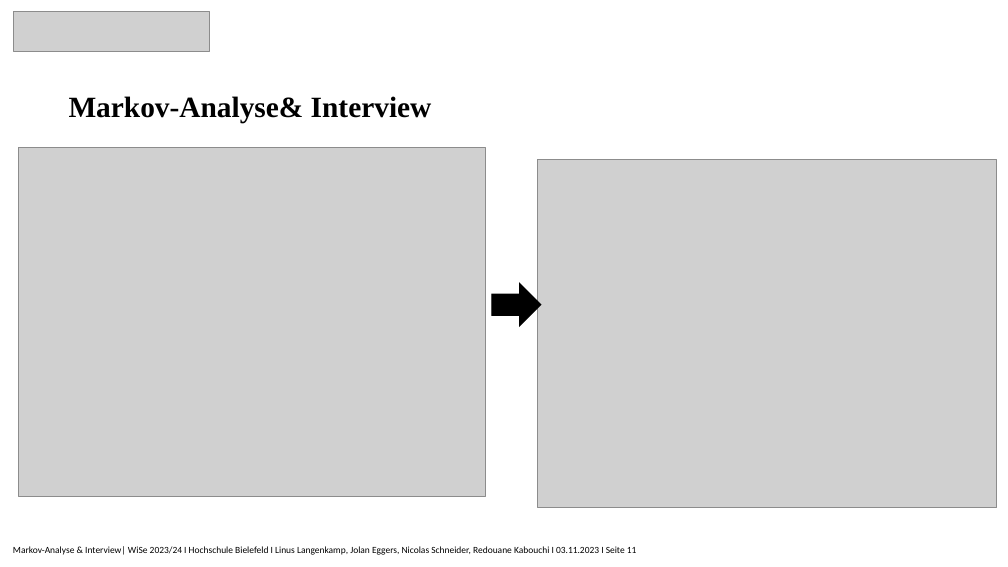
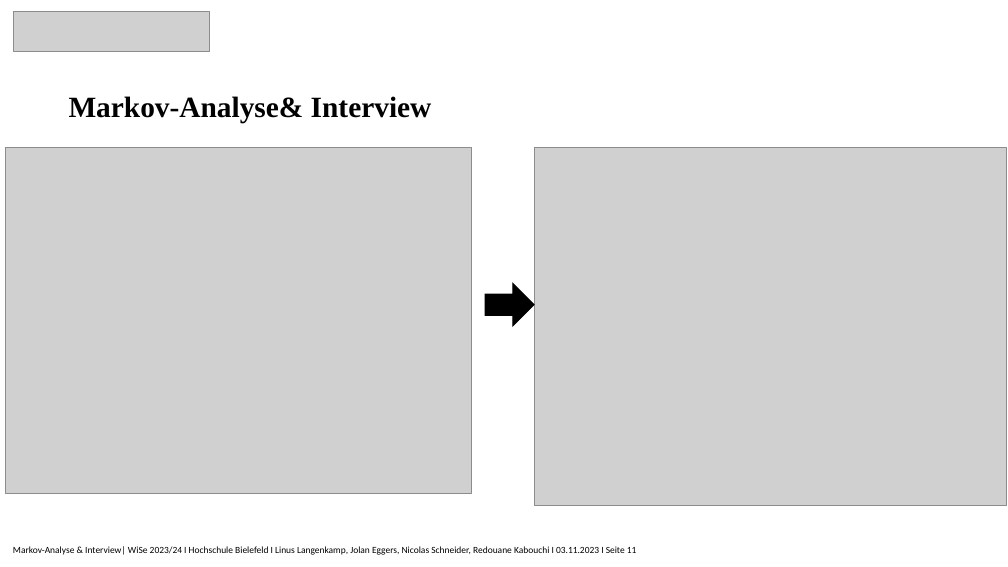
Before and after one commit to Nicolas2912/Risikomanagment_Rheinmetall, a slide deck: slide 11 of 2.Vortrag/Markov-Analyse_Präsentation.pptx. Drawn at 1008x567 pixels with LibreOffice and Linux fonts; fonts in the diff are those of the drawing; grey boxes stand for pictures. Boxes give left, top, right and bottom in pixels: in the first picture for what was removed or moved away, otherwise in the second. Text is boxed around its words. In the diff, an @@ line names an element or a change of style, - is before the commit and + after.

```diff
--- a/2.Vortrag/Markov-Analyse_Präsentation.pptx
+++ b/2.Vortrag/Markov-Analyse_Präsentation.pptx
@@ picture: place and size @@
-picture at [18, 147, 485, 496]
+picture at [5, 147, 471, 494]
@@ picture: place and size @@
-picture at [538, 160, 997, 508]
+picture at [534, 147, 1006, 506]
@@ right arrow: place and size @@
-right arrow at [492, 284, 541, 326]
+right arrow at [485, 284, 535, 326]
```
Also in this commit, not shown: 4 other slides changed, 2 slides added, 2 slides removed, 1 other file.
